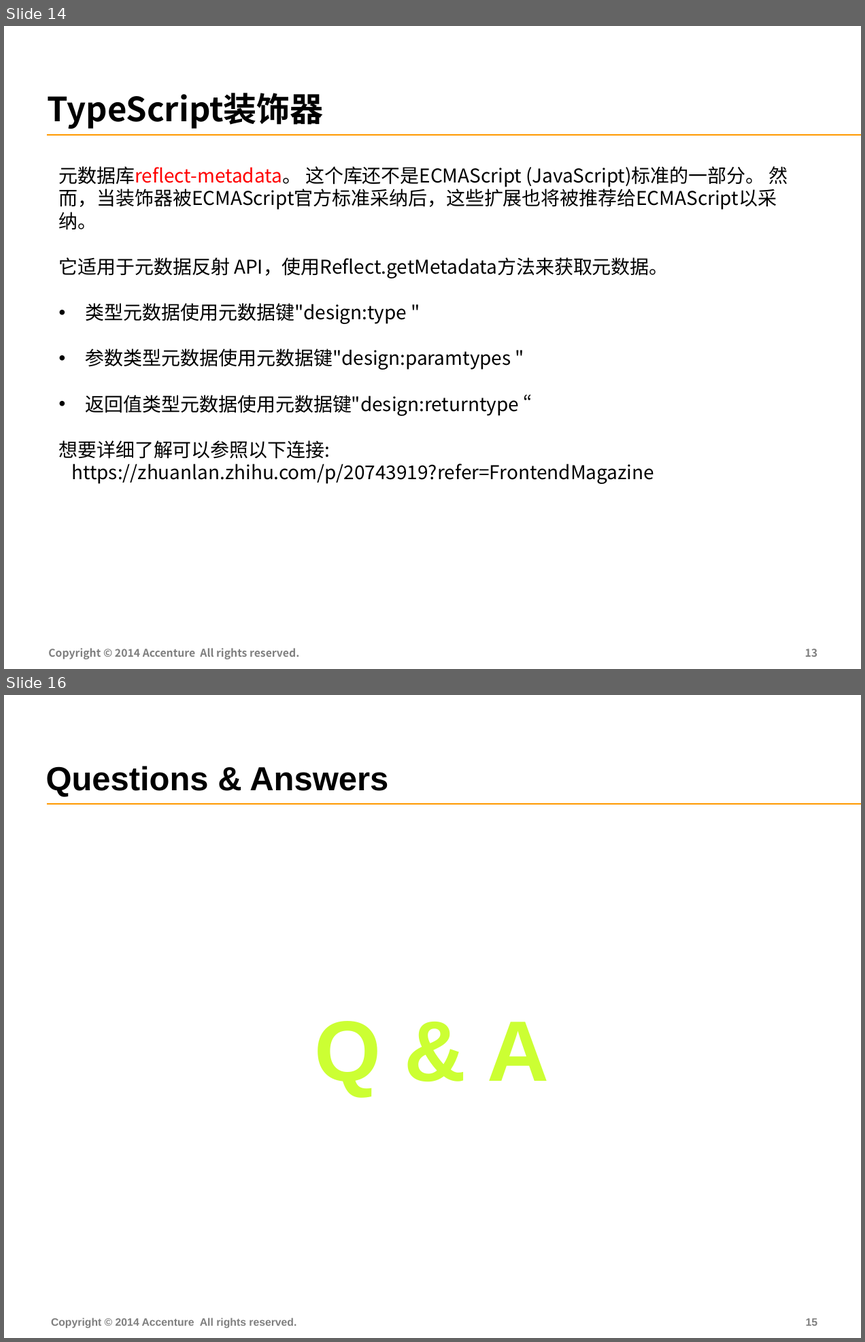
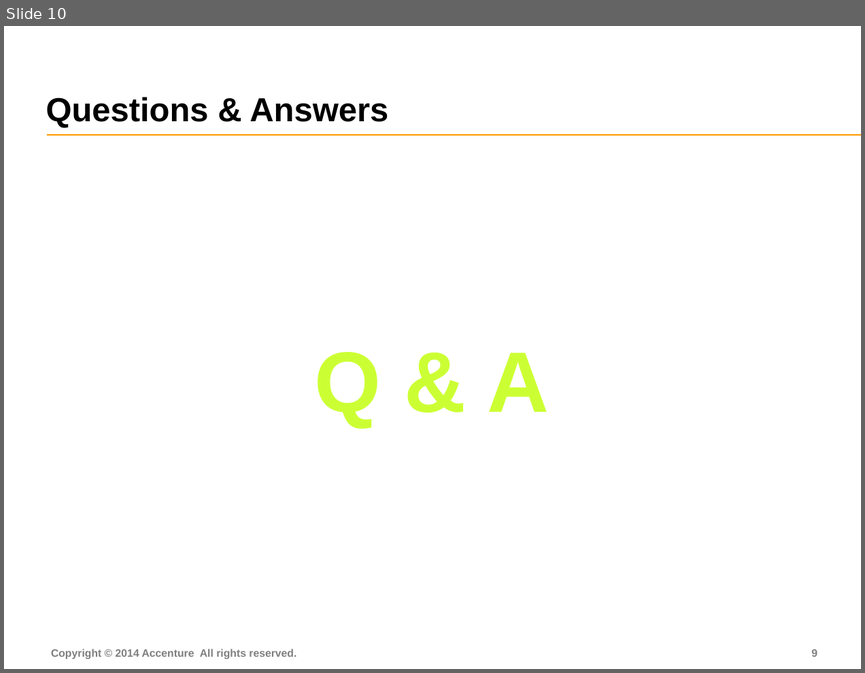
Before and after one commit to FS-Angular-Interest-Group/AngularTraining, a slide deck: PPT/04-Accenture-FS-Angular-Router.pptx. Shown one above the other, each under a label of ours: slides 14 and 16 before the commit, slide 10 after it; the slides between them are not shown. The pictures are 865x1342 and 865x673 pixels, drawn with LibreOffice and Linux fonts; fonts in the diff are those of the drawing. Boxes give left, top, right and bottom in pixels: in the first picture for what was removed or moved away, otherwise in the second. Text is boxed around its words. In the diff, an @@ line names an element or a change of style, - is before the commit and + after.

```diff
--- a/PPT/04-Accenture-FS-Angular-Router.pptx
+++ b/PPT/04-Accenture-FS-Angular-Router.pptx
@@ slide 14 removed at [4,26,861,669], background #FFFFFF; not listed: 1 template element that a slide beside it also shows @@
@@ text removed at [47,93,323,129] @@
-TypeScript装饰器
@@ text removed at [59,166,788,484] @@
-元数据库reflect-metadata。 这个库还不是ECMAScript (JavaScript)标准的一部分。 然而，当装饰器被ECMAScript官方标准采纳后，这些扩展也将被推荐给ECMAScript以采纳。
-它适用于元数据反射 API，使用Reflect.getMetadata方法来获取元数据。
-• 类型元数据使用元数据键"design:type "
-• 参数类型元数据使用元数据键"design:paramtypes "
-• 返回值类型元数据使用元数据键"design:returntype “
-想要详细了解可以参照以下连接:
-https://zhuanlan.zhihu.com/p/20743919?refer=FrontendMagazine
@@ text removed at [48,648,299,659] @@
-Copyright © 2014 Accenture All rights reserved.
@@ page number removed at [805,648,818,656] @@
-13
@@ what was slide 16 is now slide 10 @@
@@ page number at [811,649,817,656]: text changed @@
-15
+9
```
Also in this commit, not shown: 6 slides changed, 1 slide added, 6 other slides removed, 2 other files.
